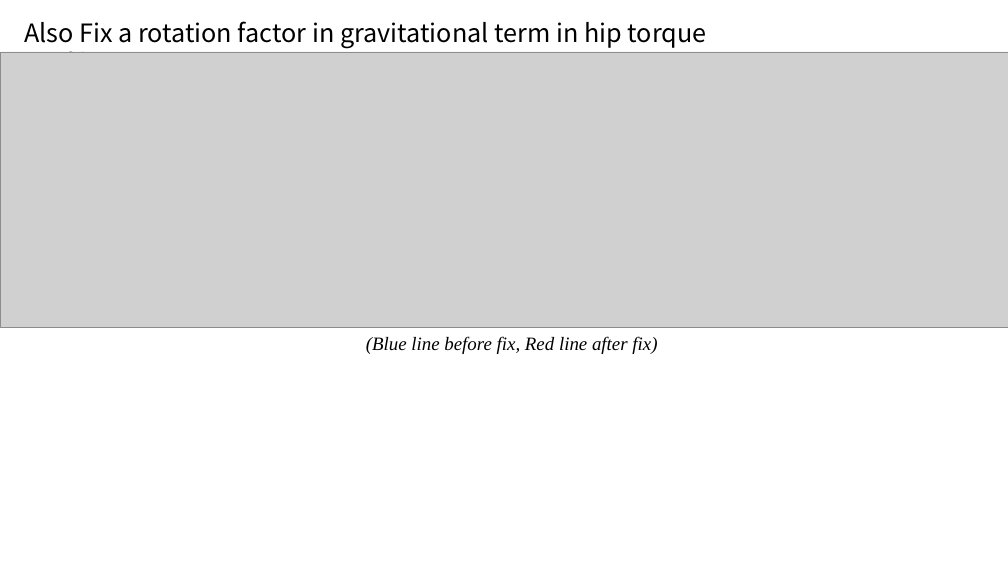
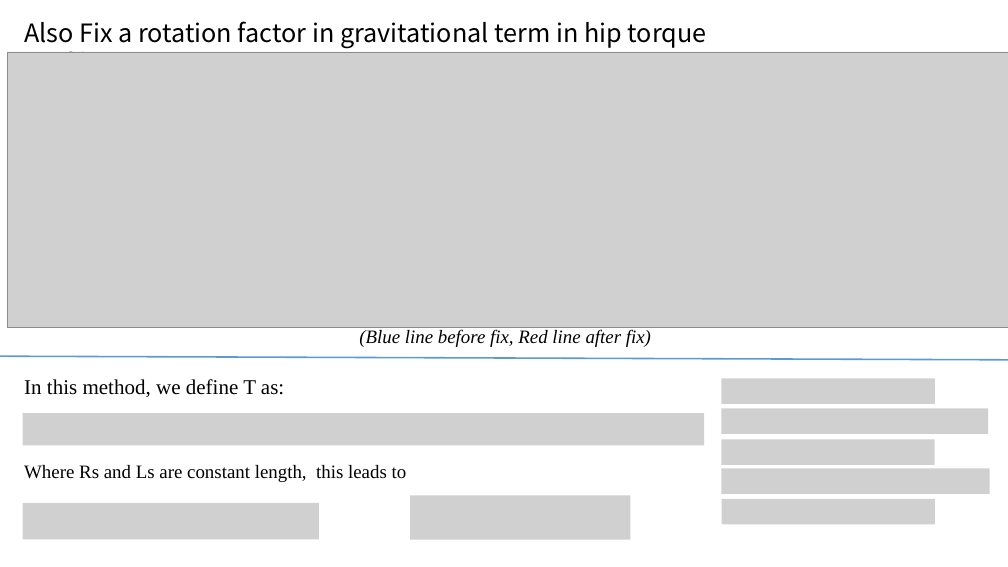
Before and after one commit to vipamol/Rat-Waking, a slide deck: slide 3 of Meeting slides/April 6.pptx. Drawn at 1008x567 pixels with LibreOffice and Linux fonts; fonts in the diff are those of the drawing; grey boxes stand for pictures. Boxes give left, top, right and bottom in pixels: in the first picture for what was removed or moved away, otherwise in the second. Text is boxed around its words. In the diff, an @@ line names an element or a change of style, - is before the commit and + after.

```diff
--- a/Meeting slides/April 6.pptx
+++ b/Meeting slides/April 6.pptx
@@ picture resized from (x1=0, y1=52, x2=1008, y2=328) to (x1=8, y1=52, x2=1008, y2=328) @@
@@ text "(Blue line before fix, Red ..." moved from (x1=366, y1=336, x2=657, y2=354) to (x1=359, y1=329, x2=651, y2=347) @@
@@ line added from (0, 356) to (1008, 360), #5B9BD5 1.5 pt @@
@@ text added at (x1=24, y1=379, x2=284, y2=397), 20 pt, text #000000 @@
+In this method, we define T as:
@@ picture added at (x1=23, y1=414, x2=705, y2=446) @@
@@ text added at (x1=24, y1=465, x2=407, y2=482), 18 pt, text #000000 @@
+Where Rs and Ls are constant length, this leads to
@@ picture added at (x1=23, y1=503, x2=319, y2=540) @@
@@ picture added at (x1=411, y1=495, x2=631, y2=540) @@
@@ group added at (x1=721, y1=379, x2=990, y2=525): 5 pictures @@
```
Also in this commit, not shown: 11 slides added, 2 slides removed.
